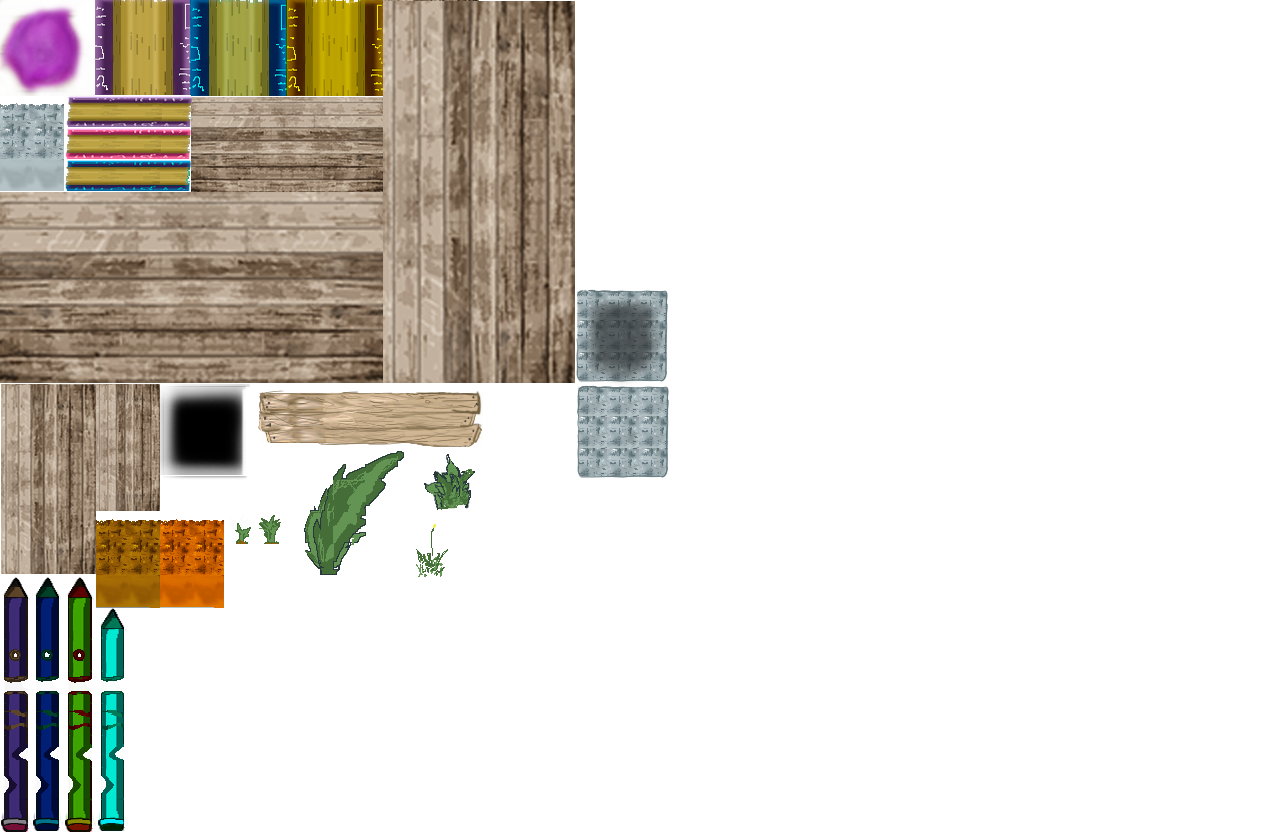
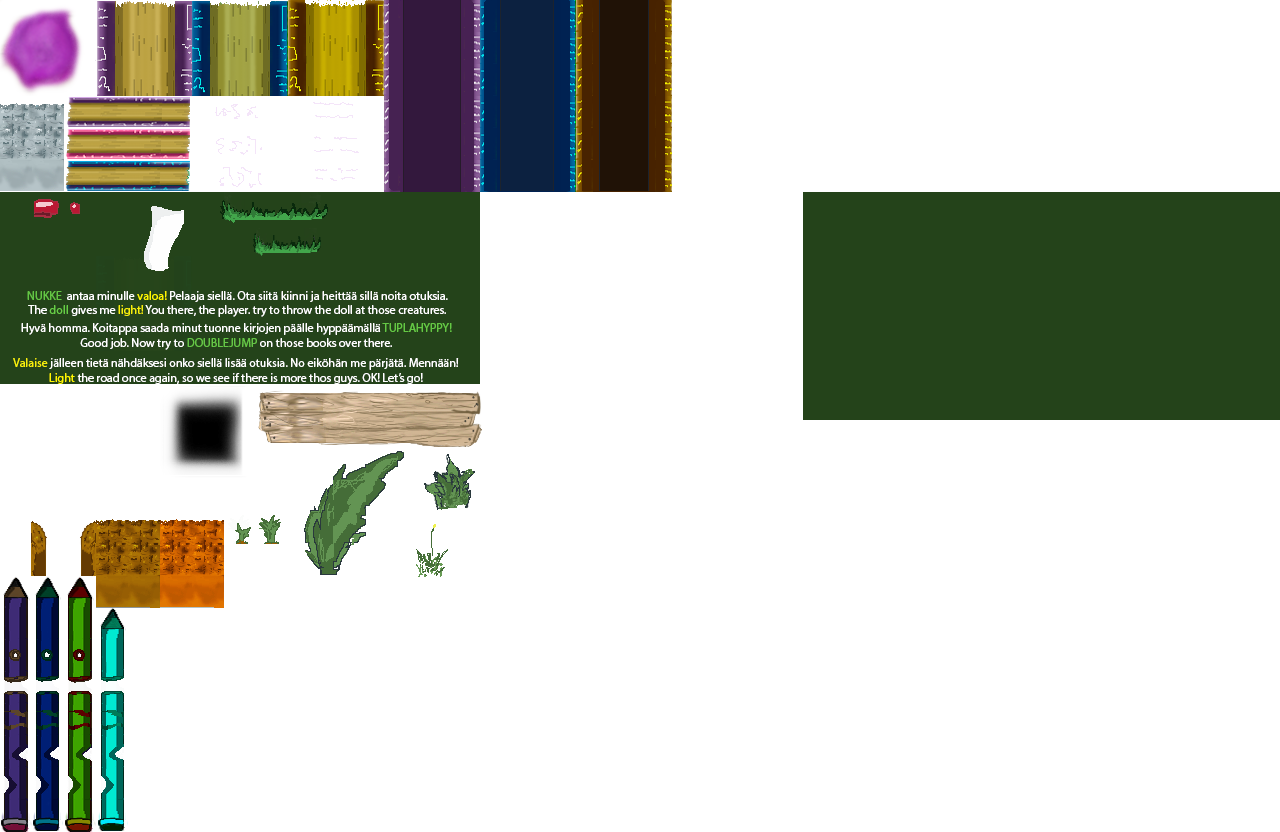
Layer changes from the first 1280x832 image to the second:
added group "Tekstit" with 3 layers above "Layer 28" over bbox(13, 291, 459, 385)
added layer "Hyvä homma. Koitappa saada minut tuonne kirjojen päälle hyppääm" in group "Tekstit" over bbox(21, 323, 452, 350)
added layer "Valaise jälleen tietä nähdäksesi onko siellä lisää otuksia. No" in group "Tekstit" over bbox(13, 358, 459, 385)
added layer "NUKKE antaa minulle valoa! Pelaaja siellä. Ota siitä kiinni ja" in group "Tekstit" over bbox(27, 291, 448, 317)
added layer "Kiven taittuma" above "Layer 27" over bbox(79, 521, 97, 578)
added layer "Layer 27" above "Layer 26" over bbox(253, 228, 321, 256)
added layer "Layer 26" above "Layer 29" over bbox(220, 192, 328, 223)
added layer "Layer 29" above "Layer 25" over bbox(33, 0, 665, 218)
added layer "Layer 25" above "Layer 24" over bbox(144, 206, 184, 271)
added layer "Layer 24" above "Layer 22" over bbox(96, 256, 192, 351)
added layer "Layer 22" above "Layer 19" over bbox(215, 102, 359, 188)
added layer "Layer 19" above "Layer 21" over bbox(0, 192, 1280, 420)
added layer "Layer 21" above "Layer 13" over bbox(0, 0, 672, 608)
hid "Layer 14" over bbox(576, 289, 668, 388)
hid "Layer 12" over bbox(577, 385, 669, 478)
hid "Layer 3", painted on it over bbox(94, 0, 384, 98)
hid "Layer 2" over bbox(65, 96, 192, 191)
removed layer "Layer 10" over bbox(0, 0, 575, 608)
hid "1.Black area" over bbox(160, 384, 250, 480)
hid "Layer 8" over bbox(96, 384, 160, 511)
hid "Layer 7" over bbox(1, 384, 96, 574)
hid "Iso Pystylevy" over bbox(383, 0, 575, 383)
hid "Layer 6" over bbox(0, 192, 384, 383)
hid "seina640c" over bbox(191, 97, 383, 193)
…and 3 more changes (1 added, 2 visibility)
